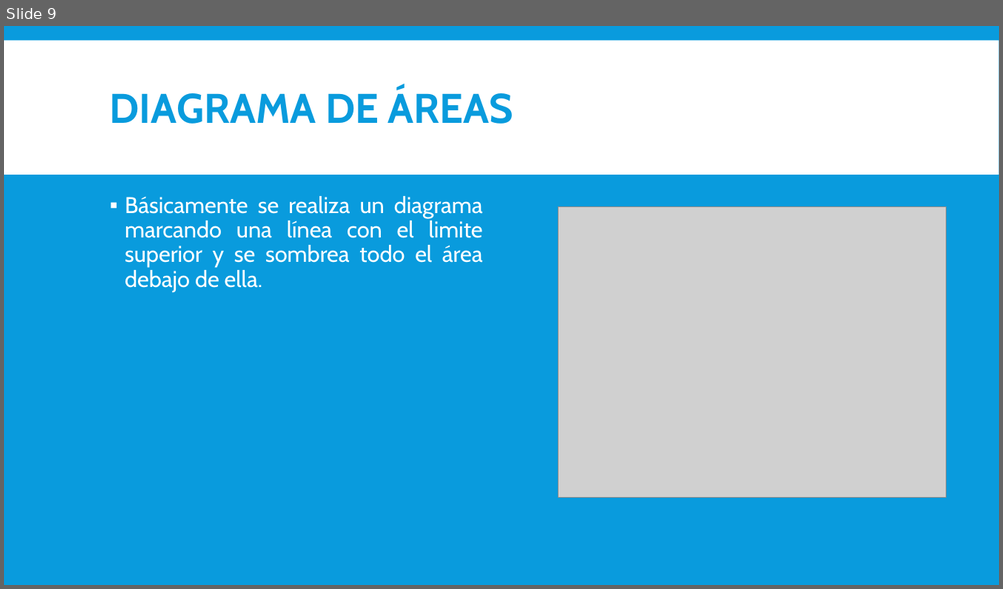
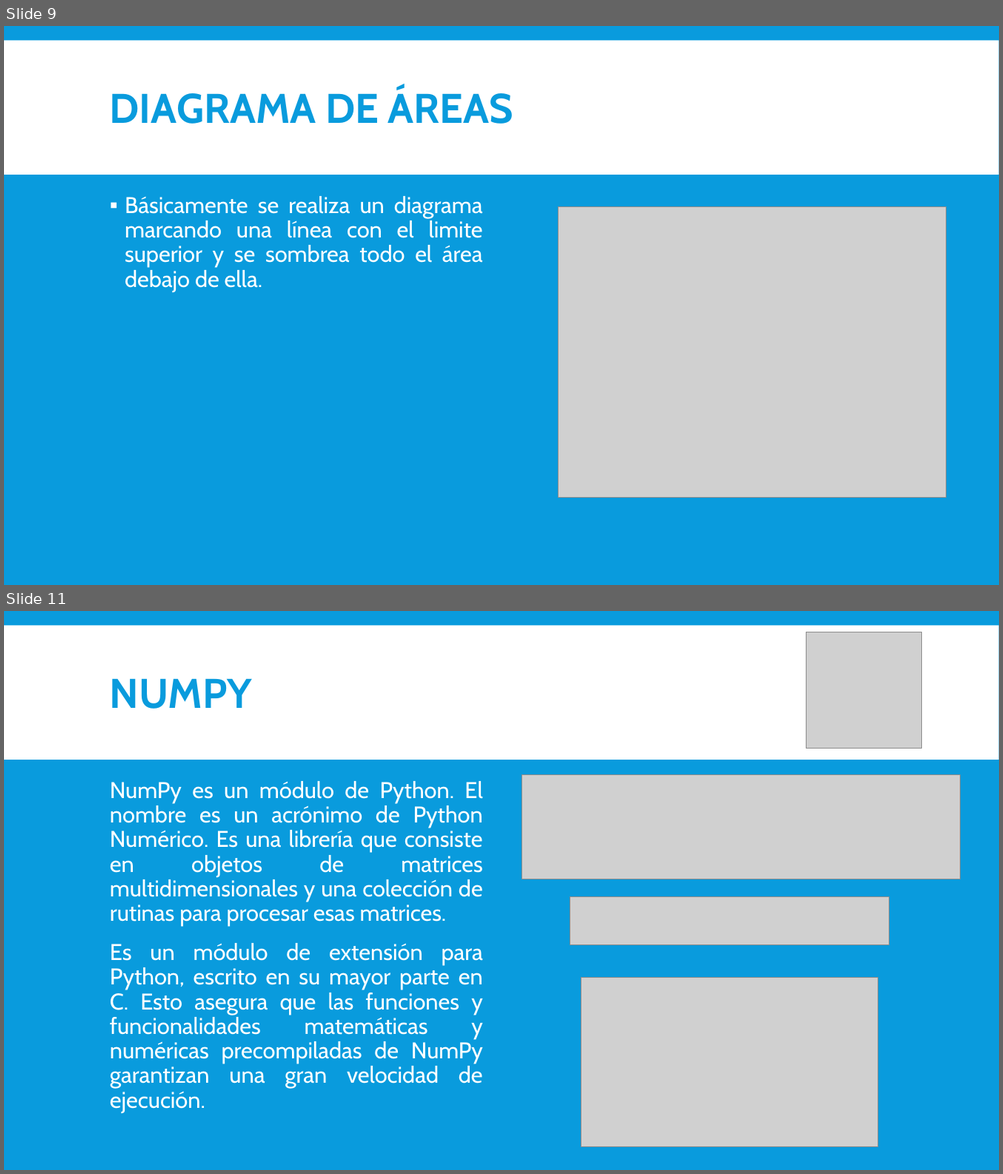
Before and after one commit to LuisOchoa1495/Graficos-Python, a slide deck: MATPLOTLIB_INTRODUCCION.pptx. Shown one above the other, each under a label of ours: slide 9 before the commit, slides 9 and 11 after it; the slides between them are not shown. The pictures are 1003x589 and 1003x1174 pixels, drawn with LibreOffice and Linux fonts; fonts in the diff are those of the drawing; grey boxes stand for pictures. Boxes give left, top, right and bottom in pixels: in the first picture for what was removed or moved away, otherwise in the second. Text is boxed around its words. In the diff, an @@ line names an element or a change of style, - is before the commit and + after.

```diff
--- a/MATPLOTLIB_INTRODUCCION.pptx
+++ b/MATPLOTLIB_INTRODUCCION.pptx
@@ slide 11 added at (4,611,999,1170), background #099BDD; not listed: 1 template element that a slide beside it also shows @@
@@ picture added at (805,632,921,749) @@
@@ title added at (110,678,252,709), 40 pt, text #099BDD, bold @@
+NUMPY
@@ text added at (110,781,483,1113), 22 pt, text #FFFFFF @@
+NumPy es un módulo de Python. El nombre es un acrónimo de Python Numérico. Es una librería que consiste en objetos de matrices multidimensionales y una colección de rutinas para procesar esas matrices.
+Es un módulo de extensión para Python, escrito en su mayor parte en C. Esto asegura que las funciones y funcionalidades matemáticas y numéricas precompiladas de NumPy garantizan una gran velocidad de ejecución.
@@ picture added at (521,775,960,880) @@
@@ picture added at (570,897,890,946) @@
@@ picture added at (580,978,878,1147) @@
```
Also in this commit, not shown: 4 other slides added, 1 other file.
